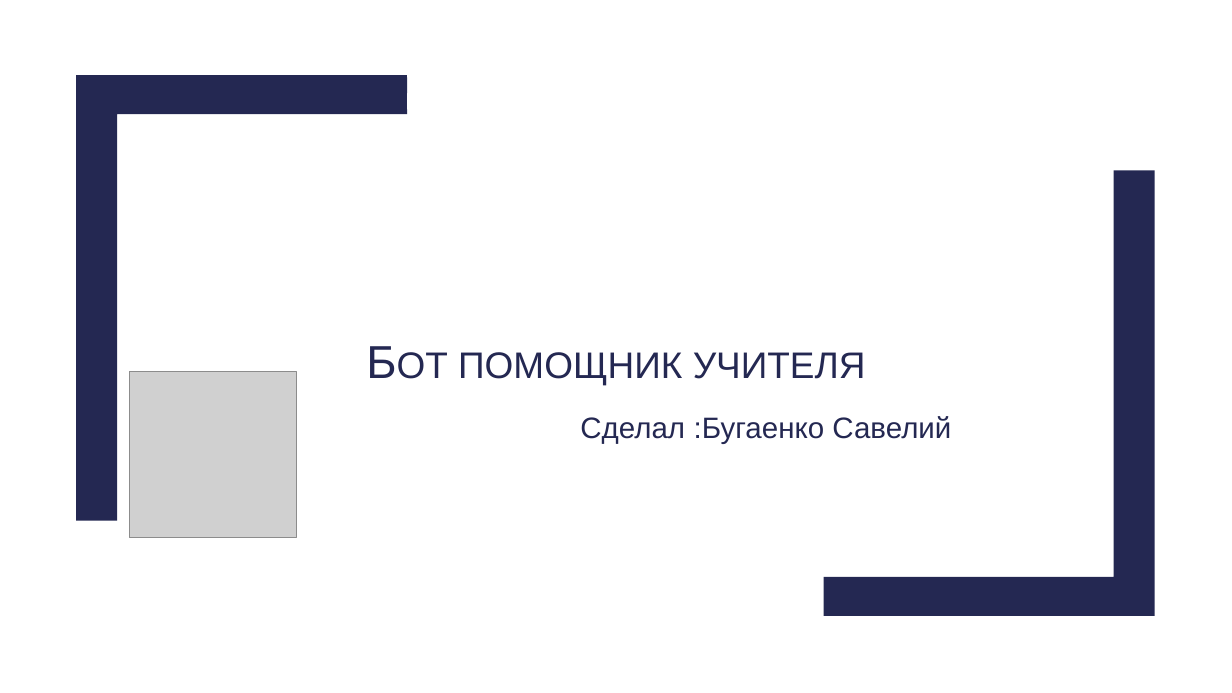
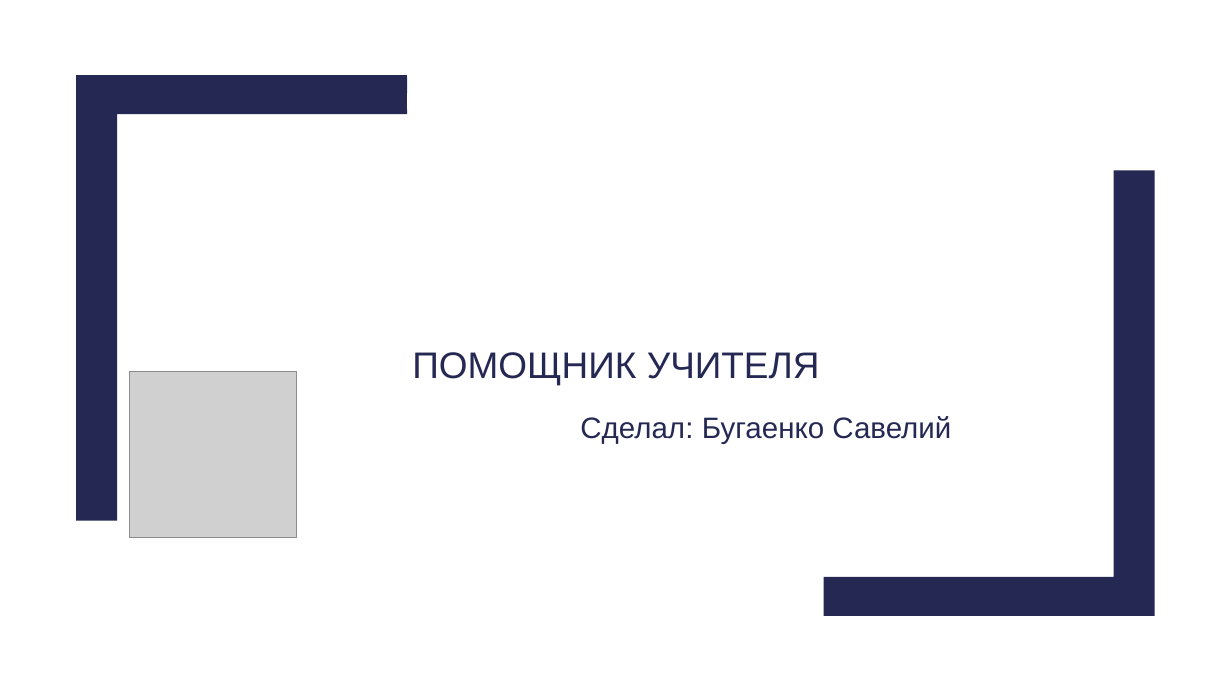
Before and after one commit to misantrhope13/discord_bot, a slide deck: slide 1 of data/Защита проекта/Презентация.pptx. Drawn at 1232x693 pixels with LibreOffice and Linux fonts; fonts in the diff are those of the drawing; grey boxes stand for pictures. Boxes give left, top, right and bottom in pixels: in the first picture for what was removed or moved away, otherwise in the second. Text is boxed around its words. In the diff, an @@ line names an element or a change of style, - is before the commit and + after.

```diff
--- a/data/Защита проекта/Презентация.pptx
+++ b/data/Защита проекта/Презентация.pptx
@@ title at (412, 352, 820, 385): text changed @@
-Бот помощник учителя
+помощник учителя
@@ subtitle at (580, 416, 951, 443): spaces changed @@
-Сделал :Бугаенко Савелий
+Сделал: Бугаенко Савелий
```
Also in this commit, not shown: 2 other slides changed, 2 slides added, 3 slides removed, 1 other file.
